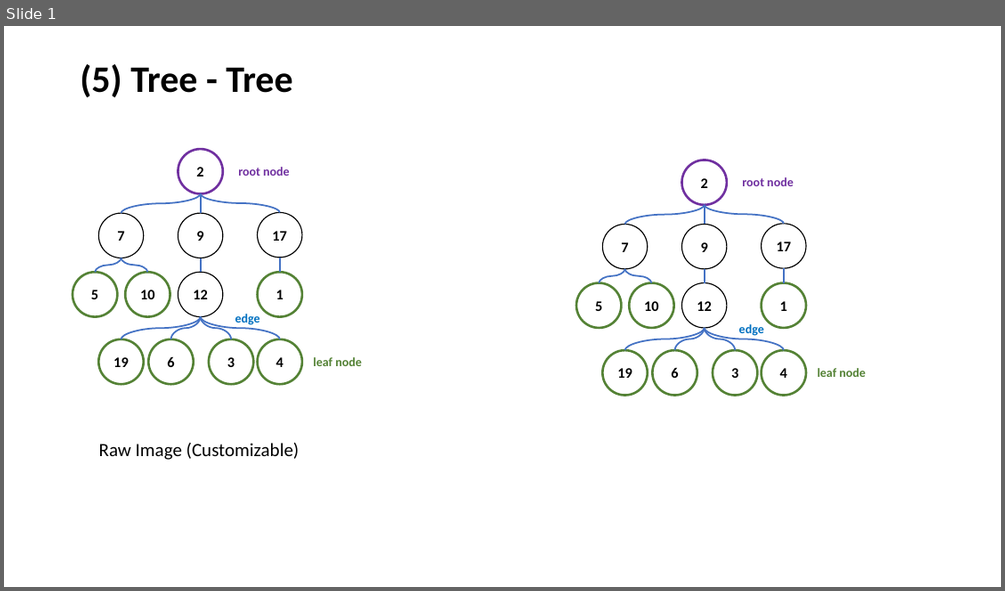
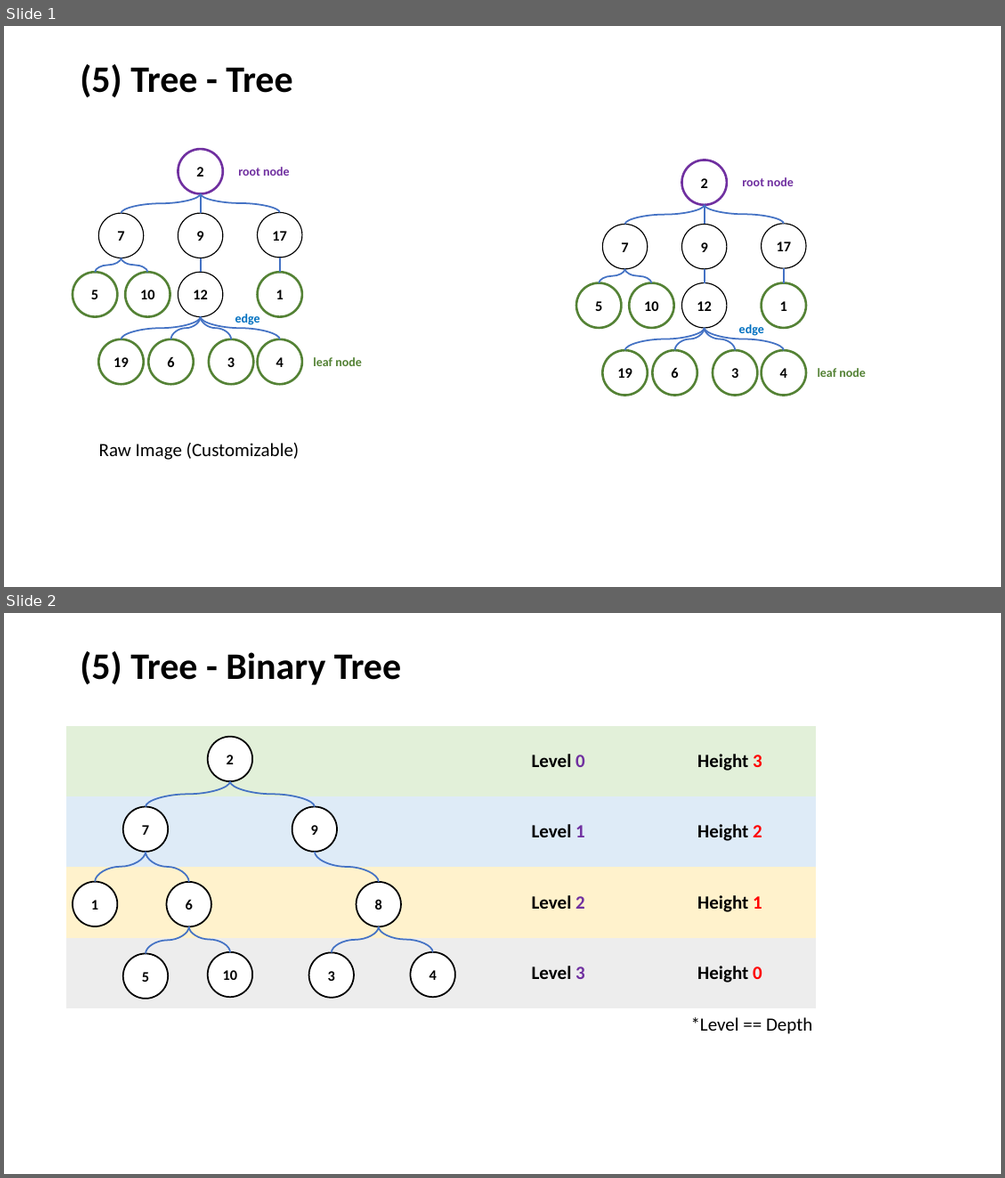
Before and after one commit to MYTE21/DSA.Train, a slide deck: assets/customized_image.pptx. Shown one above the other, each under a label of ours: slide 1 before the commit, slides 1 and 2 after it. The pictures are 1005x591 and 1005x1178 pixels, drawn with LibreOffice and Linux fonts; fonts in the diff are those of the drawing. Boxes give left, top, right and bottom in pixels: in the first picture for what was removed or moved away, otherwise in the second. Text is boxed around its words. In the diff, an @@ line names an element or a change of style, - is before the commit and + after.

Commit message:
binary tree image

```diff
--- a/assets/customized_image.pptx
+++ b/assets/customized_image.pptx
@@ slide 2 added at box(4, 613, 1001, 1174), background #FFFFFF @@
@@ title added at box(80, 651, 401, 685), 36 pt, text #000000, bold @@
+(5) Tree - Binary Tree
@@ table added at box(67, 726, 816, 1008), 4 rows, 3 columns @@
+ | Level 0 | Height 3
+ | Level 1 | Height 2
+ | Level 2 | Height 1
+ | Level 3 | Height 0
@@ ellipse added at box(208, 737, 252, 781), fill #FFFFFF, outline #000000 1.5 pt, 14 pt, text #000000, bold @@
+2
@@ curved line added from (230, 781) to (146, 807), #4472C4 1.5 pt @@
@@ curved line added from (230, 781) to (315, 807), #4472C4 1.5 pt @@
@@ ellipse added at box(123, 807, 168, 852), fill #FFFFFF, outline #000000 1.5 pt, 14 pt, text #000000, bold @@
+7
@@ ellipse added at box(291, 807, 337, 852), fill #FFFFFF, outline #000000 1.5 pt, 14 pt, text #000000, bold @@
+9
@@ curved line added from (146, 852) to (96, 882), #4472C4 1.5 pt @@
@@ curved line added from (146, 852) to (189, 882), #4472C4 1.5 pt @@
@@ curved line added from (315, 852) to (379, 882), #4472C4 1.5 pt @@
@@ ellipse added at box(73, 882, 118, 926), fill #FFFFFF, outline #000000 1.5 pt, 14 pt, text #000000, bold @@
+1
@@ ellipse added at box(166, 882, 211, 926), fill #FFFFFF, outline #000000 1.5 pt, 14 pt, text #000000, bold @@
+6
@@ ellipse added at box(356, 882, 401, 926), fill #FFFFFF, outline #000000 1.5 pt, 14 pt, text #000000, bold @@
+8
@@ curved line added from (189, 926) to (146, 953), #4472C4 1.5 pt @@
@@ curved line added from (189, 926) to (230, 952), #4472C4 1.5 pt @@
@@ curved line added from (379, 926) to (332, 952), #4472C4 1.5 pt @@
@@ curved line added from (379, 926) to (432, 952), #4472C4 1.5 pt @@
@@ ellipse added at box(123, 953, 168, 998), fill #FFFFFF, outline #000000 1.5 pt, 14 pt, text #000000, bold @@
+5
@@ ellipse added at box(208, 952, 252, 997), fill #FFFFFF, outline #000000 1.5 pt, 14 pt, text #000000, bold @@
+10
@@ ellipse added at box(309, 952, 354, 997), fill #FFFFFF, outline #000000 1.5 pt, 14 pt, text #000000, bold @@
+3
@@ ellipse added at box(410, 952, 455, 997), fill #FFFFFF, outline #000000 1.5 pt, 14 pt, text #000000, bold @@
+4
@@ text added at box(691, 1017, 812, 1034), 18 pt, text #000000 @@
+*Level == Depth
```
Also in this commit, not shown: 1 slide removed, 3 other files.
